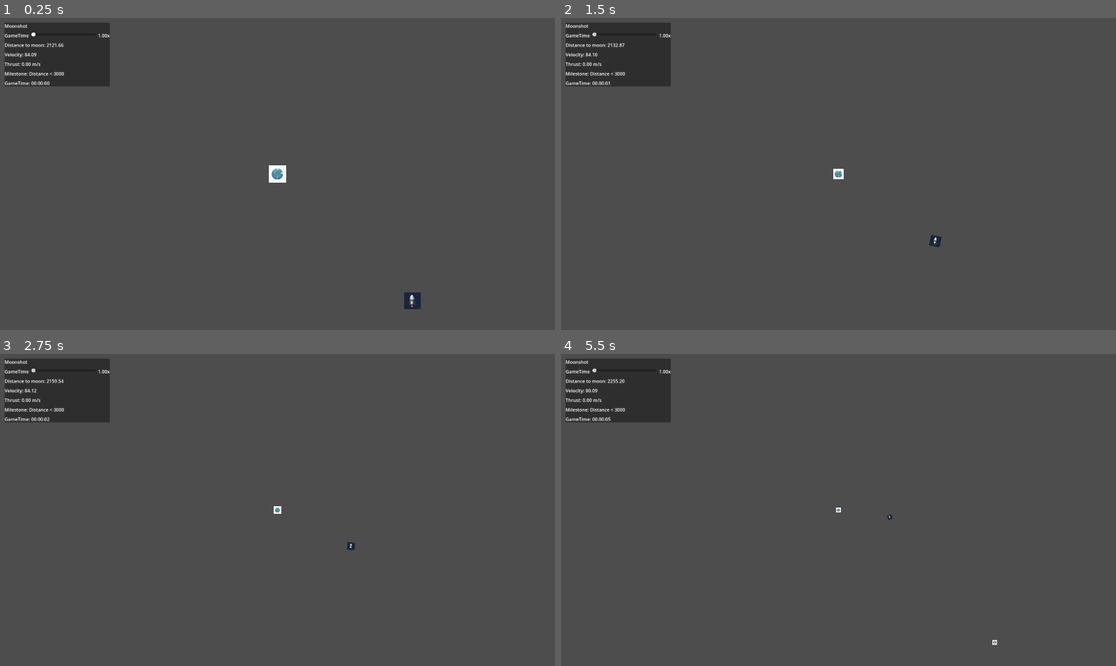
Above: before the commit, frames 1-4 (two rows, left to right).
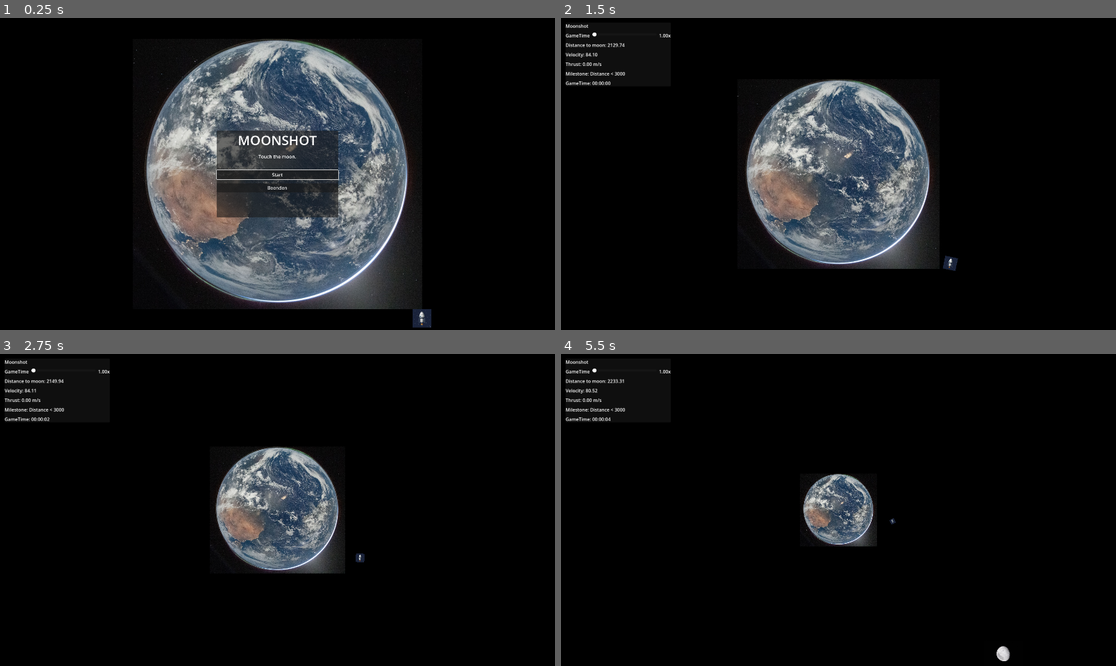
Above: after the commit, the same moments.

Repository: davemaster1203/hsco-gamejam2026
Game: Godot game, scene res://scenes/main/main.tscn
Two runs of this game, one before a commit and one after it. Both use one fixed random seed, a clock stepped at 60 frames per second and the inputs below.
Inputs (mouse positions are in pixels of both pictures, inside the frame that each line leads up to):
- Up to frame 1 (0.25 s): no input
- Up to frame 2 (1.5 s): click (838, 174) at 0.5 s, where only the run after the commit has a clickable "Start"; hold D (rotate_right) from 1.28 s (still down)
- Up to frame 3 (2.75 s): release D (rotate_right) at 2.03 s; hold A (rotate_left) from 2.03 s (still down)
- Up to frame 4 (5.5 s): release A (rotate_left) at 2.78 s; hold D (rotate_right) 2.78-3.53 s; hold Space (thrust) 3.53-4.28 s; hold A (rotate_left) from 4.28 s (still down)

The runs differ from the first frame. In frame 1, 94% of the frame differs, in the area x 0-100%, y 0-100%; in frame 2, 97%; in frame 3, 98%; in frame 4, 99%.

Commit message:
New images and features

Diff:
--- a/project.godot
+++ b/project.godot
@@ -45,3 +45,4 @@
 [rendering]
 
 rendering_device/driver.windows="d3d12"
+environment/defaults/default_clear_color=Color(0, 0, 0, 1)
--- a/scenes/main/main.gd
+++ b/scenes/main/main.gd
@@ -4,6 +4,14 @@
 @onready var earth = $earth
 @onready var moon = $moon
 @onready var camera = $Camera2D
+@onready var hud_panel: PanelContainer = $UI/PanelContainer
+@onready var main_menu: PanelContainer = $UI/MainMenu
+@onready var start_button: Button = $UI/MainMenu/VBoxContainer/StartButton
+@onready var quit_menu_button: Button = $UI/MainMenu/VBoxContainer/QuitButton
+@onready var end_screen: PanelContainer = $UI/EndScreen
+@onready var final_time_label: Label = $UI/EndScreen/VBoxContainer/FinalTimeLabel
+@onready var end_menu_button: Button = $UI/EndScreen/VBoxContainer/MenuButton
+@onready var quit_end_button: Button = $UI/EndScreen/VBoxContainer/QuitButton
 @onready var time_scale_slider: HSlider = $UI/PanelContainer/VBoxContainer/TimeScaleRow/TimeScaleSlider
 @onready var time_scale_value_label: Label = $UI/PanelContainer/VBoxContainer/TimeScaleRow/TimeScaleValueLabel
 @onready var moon_distance_label: Label = $UI/PanelContainer/VBoxContainer/MoonDistanceLabel
@@ -15,8 +23,12 @@
 @export var min_zoom := 0.2
 @export var max_zoom := 1.0
 @export var simulation_time_scale := 1.0
+@export var goal_distance := 10.0
 var elapsed_play_time := 0.0
+var run_started_msec: int = 0
 var min_milestone = 3000
+var game_started := false
+var game_finished := false
 
 # Die Gravitationskonstante.
 # Im echten Universum ist sie winzig (6.6743e-11).
@@ -26,15 +38,19 @@
 var G: float = 1000.0
 
 func _ready() -> void:
-	$UI/PanelContainer/VBoxContainer/TimeScaleRow/TimeScaleSlider.grab_focus()
 	# orioin in den Orbit der Erde einfügen:
 	orion.speed = create_perfect_orbit(earth.global_position, orion.global_position, earth.mass)
 	moon.speed = create_perfect_orbit(earth.global_position, moon.global_position, earth.mass)
+	start_button.pressed.connect(_on_start_pressed)
+	quit_menu_button.pressed.connect(_on_quit_pressed)
+	end_menu_button.pressed.connect(_on_back_to_menu_pressed)
+	quit_end_button.pressed.connect(_on_quit_pressed)
 	time_scale_slider.value_changed.connect(_on_time_scale_slider_value_changed)
 	_on_time_scale_slider_value_changed(time_scale_slider.value)
 	set_moon_distance(null)
 	set_current_speed(null)
-	runtime_label.text = "Spielzeit: 00:00:00"
+	runtime_label.text = "GameTime: 00:00:00"
+	_show_main_menu()
 
 
 
@@ -56,8 +72,11 @@
 
 
 func _process(delta: float) -> void:
+	if not game_started or game_finished:
+		return
+
 	# UI stuff:
-	elapsed_play_time += delta
+	elapsed_play_time = float(Time.get_ticks_msec() - run_started_msec) / 1000.0
 	runtime_label.text = "GameTime: %s" % _format_elapsed_time(elapsed_play_time)
 	set_thrust(0.0)
 
@@ -102,8 +121,11 @@
 
 	# Vorbereitet: Diese beiden Methoden koennen spaeter mit den echten Werten versorgt werden.
 	# Beispiel:
-	set_moon_distance(orion.global_position.distance_to(moon.global_position))
+	var moon_distance = orion.global_position.distance_to(moon.global_position)
+	set_moon_distance(moon_distance)
 	set_current_speed(orion.speed.length())
+	if moon_distance <= goal_distance:
+		_show_end_screen()
 
 
 # Berechnet den Positions-Vektor UND die neue Geschwindigkeit für das kleinere Objekt.
@@ -220,3 +242,39 @@
 		min_milestone = new
 		milestone_label.text = "Milestone: Distance < " + str(min_milestone)
 		return
+
+func _show_main_menu() -> void:
+	hud_panel.visible = false
+	end_screen.visible = false
+	main_menu.visible = true
+	start_button.grab_focus()
+	Engine.time_scale = 1.0
+
+func _on_start_pressed() -> void:
+	main_menu.visible = false
+	end_screen.visible = false
+	hud_panel.visible = true
+	game_started = true
+	game_finished = false
+	run_started_msec = Time.get_ticks_msec()
+	elapsed_play_time = 0.0
+	runtime_label.text = "GameTime: 00:00:00"
+	time_scale_slider.grab_focus()
+
+func _show_end_screen() -> void:
+	if game_finished:
+		return
+	game_finished = true
+	game_started = false
+	hud_panel.visible = false
+	main_menu.visible = false
+	end_screen.visible = true
+	final_time_label.text = "Zeit bis Ziel: %s" % _format_elapsed_time(elapsed_play_time)
+	end_menu_button.grab_focus()
+	Engine.time_scale = 1.0
+
+func _on_back_to_menu_pressed() -> void:
+	get_tree().reload_current_scene()
+
+func _on_quit_pressed() -> void:
+	get_tree().quit()
--- a/scenes/main/main.tscn
+++ b/scenes/main/main.tscn
@@ -3,11 +3,22 @@
 [ext_resource type="PackedScene" uid="uid://f36rtseaxl7n" path="res://scenes/spacecraft/orion.tscn" id="1_hyk8p"]
 [ext_resource type="Script" uid="uid://bxlmfmbgrx3c4" path="res://scenes/main/main.gd" id="1_k2fmo"]
 [ext_resource type="PackedScene" uid="uid://d1gu0echplqhw" path="res://scenes/gravity_objects/gravity_objects.tscn" id="2_iuonh"]
-[ext_resource type="Texture2D" uid="uid://bry1ciper7mo3" path="res://images/earth.png" id="4_6q06x"]
-[ext_resource type="Texture2D" uid="uid://uihd2wavych5" path="res://images/moon.png" id="5_ow5a4"]
+[ext_resource type="Texture2D" uid="uid://dtkp7qbo8se1u" path="res://images/artemis_earth.jpg" id="4_6q06x"]
+[ext_resource type="Texture2D" uid="uid://c7m57scunb60h" path="res://images/artemis_moon.jpg" id="5_6q06x"]
 
 [node name="Main" type="Node2D" unique_id=562265547]
 script = ExtResource("1_k2fmo")
+
+[node name="moon" parent="." unique_id=844551030 instance=ExtResource("2_iuonh")]
+position = Vector2(1995, 2010)
+mass = 61.0
+speed = Vector2(0, 0)
+sprite = ExtResource("5_6q06x")
+
+[node name="earth" parent="." unique_id=914214376 instance=ExtResource("2_iuonh")]
+mass = 5000.0
+speed = Vector2(0, 0)
+sprite = ExtResource("4_6q06x")
 
 [node name="orion" parent="." unique_id=824988689 instance=ExtResource("1_hyk8p")]
 position = Vector2(500, 500)
@@ -15,11 +26,6 @@
 speed = Vector2(70, 70)
 thrust = 10.0
 turn_speed = 1.0
-
-[node name="earth" parent="." unique_id=914214376 instance=ExtResource("2_iuonh")]
-mass = 5000.0
-speed = Vector2(0, 0)
-sprite = ExtResource("4_6q06x")
 
 [node name="Camera2D" type="Camera2D" parent="." unique_id=272537549]
 
@@ -79,8 +85,75 @@
 layout_mode = 2
 text = "RealTime: 00:00:00"
 
-[node name="moon" parent="." unique_id=844551030 instance=ExtResource("2_iuonh")]
-position = Vector2(2000, 2000)
-mass = 61.0
-speed = Vector2(0, 0)
-sprite = ExtResource("5_ow5a4")
+[node name="MainMenu" type="PanelContainer" parent="UI" unique_id=442140679]
+anchors_preset = 8
+anchor_left = 0.5
+anchor_top = 0.5
+anchor_right = 0.5
+anchor_bottom = 0.5
+offset_left = -210.0
+offset_top = -150.0
+offset_right = 210.0
+offset_bottom = 150.0
+
+[node name="VBoxContainer" type="VBoxContainer" parent="UI/MainMenu" unique_id=1279567672]
+layout_mode = 2
+theme_override_constants/separation = 14
+
+[node name="Logo" type="Label" parent="UI/MainMenu/VBoxContainer" unique_id=1810902906]
+layout_mode = 2
+theme_override_font_sizes/font_size = 46
+text = "MOONSHOT"
+horizontal_alignment = 1
+
+[node name="Subtitle" type="Label" parent="UI/MainMenu/VBoxContainer" unique_id=1253617455]
+layout_mode = 2
+text = "Touch the moon."
+horizontal_alignment = 1
+
+[node name="Spacer" type="Control" parent="UI/MainMenu/VBoxContainer" unique_id=1187104247]
+custom_minimum_size = Vector2(0, 8)
+layout_mode = 2
+
+[node name="StartButton" type="Button" parent="UI/MainMenu/VBoxContainer" unique_id=1247796376]
+layout_mode = 2
+text = "Start"
+
+[node name="QuitButton" type="Button" parent="UI/MainMenu/VBoxContainer" unique_id=1651397715]
+layout_mode = 2
+text = "Beenden"
+
+[node name="EndScreen" type="PanelContainer" parent="UI" unique_id=506297709]
+visible = false
+anchors_preset = 8
+anchor_left = 0.5
+anchor_top = 0.5
+anchor_right = 0.5
+anchor_bottom = 0.5
+offset_left = -230.0
+offset_top = -130.0
+offset_right = 230.0
+offset_bottom = 130.0
+
+[node name="VBoxContainer" type="VBoxContainer" parent="UI/EndScreen" unique_id=791286567]
+layout_mode = 2
+theme_override_constants/separation = 12
+
+[node name="Title" type="Label" parent="UI/EndScreen/VBoxContainer" unique_id=105270665]
+layout_mode = 2
+theme_override_font_sizes/font_size = 34
+text = "Ziel erreicht"
+horizontal_alignment = 1
+
+[node name="FinalTimeLabel" type="Label" parent="UI/EndScreen/VBoxContainer" unique_id=1935127114]
+layout_mode = 2
+text = "Zeit bis Ziel: 00:00:00"
+horizontal_alignment = 1
+
+[node name="MenuButton" type="Button" parent="UI/EndScreen/VBoxContainer" unique_id=1446406253]
+layout_mode = 2
+text = "Hauptmenue"
+
+[node name="QuitButton" type="Button" parent="UI/EndScreen/VBoxContainer" unique_id=2019207559]
+layout_mode = 2
+text = "Beenden"
Binary file added: images/artemis_earth.jpg
Not shown, added: images/artemis_earth.jpg.import
Binary file added: images/artemis_moon.jpg
Not shown, added: images/artemis_moon.jpg.import
